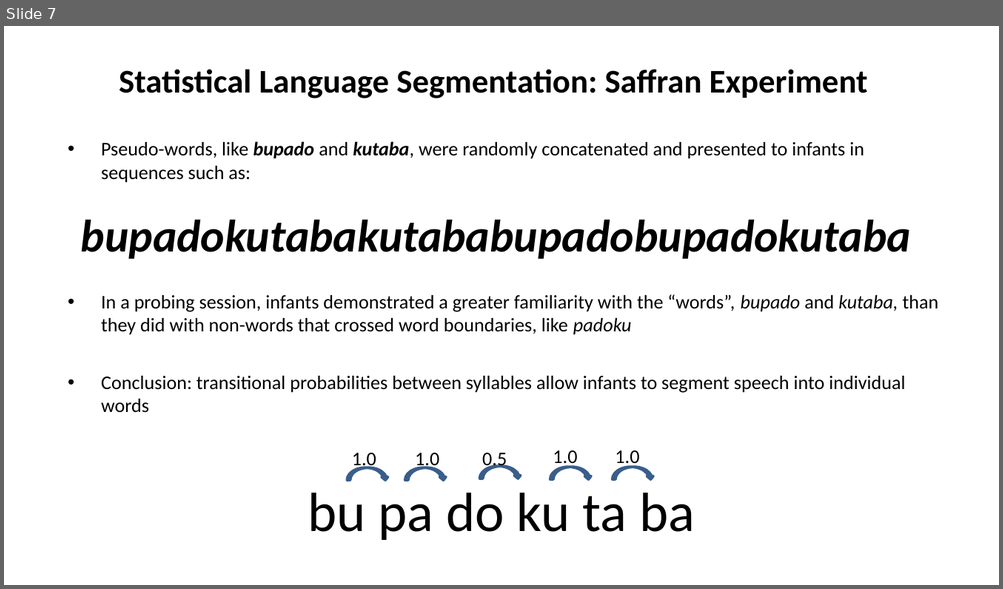
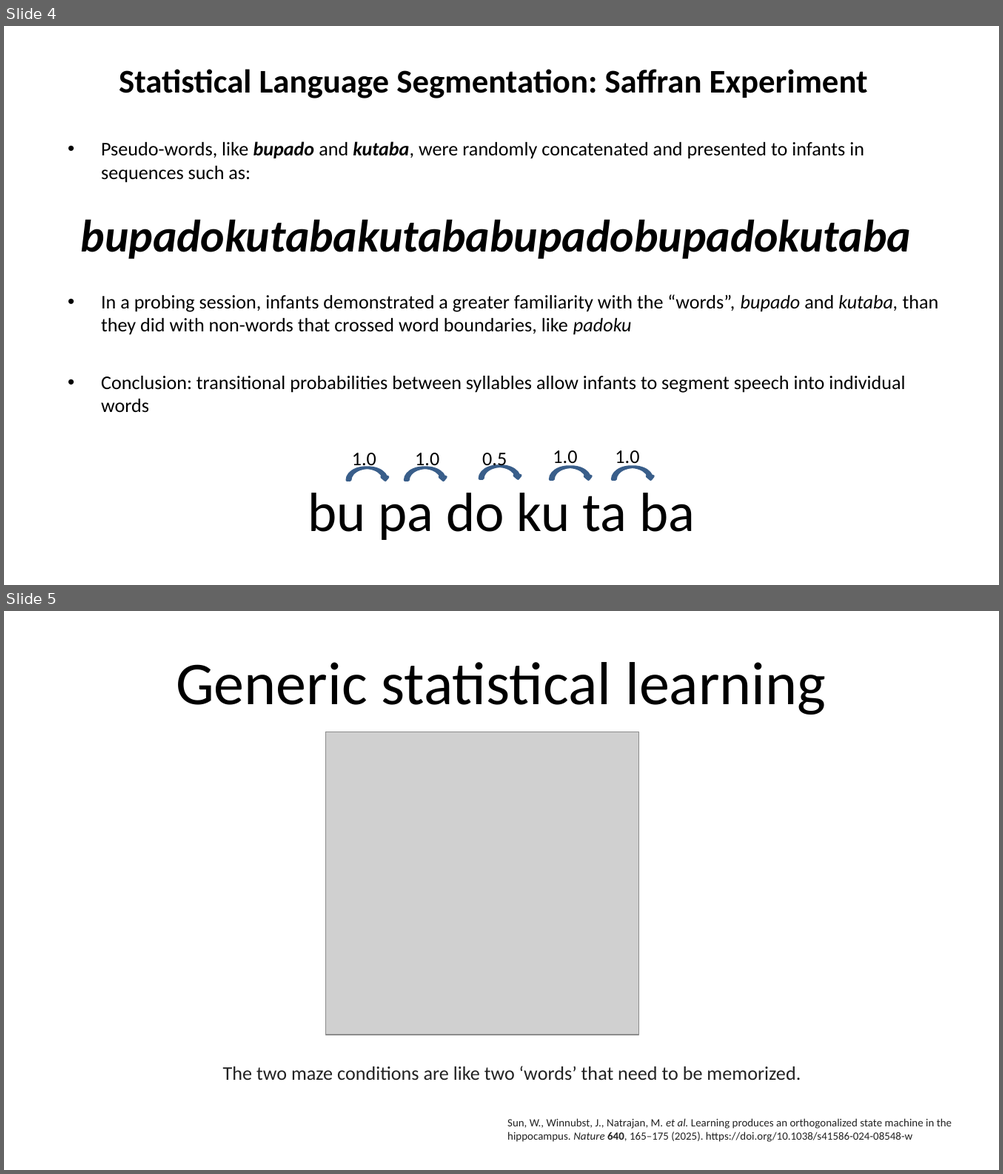
Before and after one commit to tmoldwin/statistical_learning, a slide deck: paper/slides/paper_deck_new.pptx. Shown one above the other, each under a label of ours: slide 7 before the commit, slides 4 and 5 after it. The pictures are 1003x589 and 1003x1174 pixels, drawn with LibreOffice and Linux fonts; fonts in the diff are those of the drawing; grey boxes stand for pictures. Boxes give left, top, right and bottom in pixels: in the first picture for what was removed or moved away, otherwise in the second. Text is boxed around its words. In the diff, an @@ line names an element or a change of style, - is before the commit and + after.

```diff
--- a/paper/slides/paper_deck_new.pptx
+++ b/paper/slides/paper_deck_new.pptx
@@ slide 5 added at bbox=[4, 611, 999, 1170], background #FFFFFF @@
@@ title added at bbox=[176, 662, 825, 715], 44 pt, text #000000 @@
+Generic statistical learning
@@ picture added at bbox=[325, 732, 638, 1036] @@
@@ text added at bbox=[223, 1066, 800, 1080], 14 pt, text #222222 @@
+The two maze conditions are like two ‘words’ that need to be memorized.
@@ text added at bbox=[507, 1119, 951, 1142], 8 pt, text #222222 @@
+Sun, W., Winnubst, J., Natrajan, M. et al. Learning produces an orthogonalized state machine in the hippocampus. Nature 640, 165–175 (2025). https://doi.org/10.1038/s41586-024-08548-w
@@ what was slide 7 is now slide 4 @@
```
Also in this commit, not shown: 1 slide changed.
